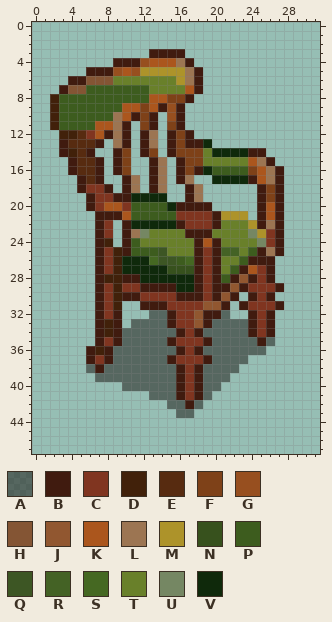
Pixel-art sprite, stored at Assets/Art/Sprites/Objects/Furniture/chair_green.png. That is the earlier state.
The file is 32x48 pixels. Pixels under 10% opacity are left out. Colours within 5 levels of each other are drawn and written as one.
Palette (. is transparent): A #16100c80  B #401b0f  C #803520  D #41210a  E #572b10  F #7e4118  G #974f1f  H #845534  J #915730  K #ab561d  L #9c7552  M #ad932a  N #37511d  P #3d5c1e  Q #3d5624  R #446225  S #456822  T #69802a  U #758763  V #0f290b
After:
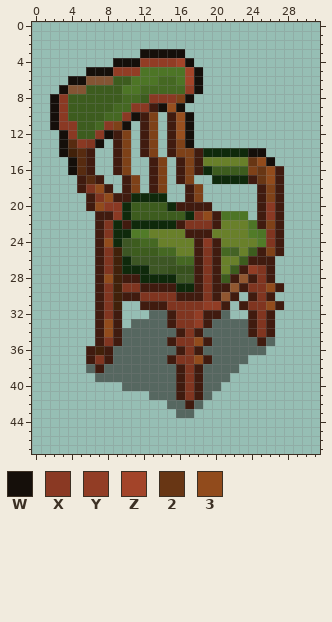
Colours new in this view: W #150f0a  X #8a3923  Y #923d25  Z #a34429  2 #683614  3 #914b1c
Change:
@@ palette @@
-M #ad932a
+M #4d7526
-U #758763
+U #517b28
@@ x 0..31 @@
  2 ................................
- 3 .............BBBB...............
- 4 .........BBBGKKKLB..............
- 5 ......BBBGKGMMMMMLB.............
- 6 ....BBHHHTTTTTTTMLB.............
- 7 ...BHHPPPPPPPTTTTKB.............
- 8 ..DPPPPPPPPPPKKFFB..............
- 9 ..DPPPPPPPKKFKBGB...............
-10 ..DPPPPPPLKBFB.GB...............
-11 ..DPPPPKKLB.FB.FB...............
-12 ...DDECKBLB.BL.BFB..............
-13 ...BEEEB.LB.BL.BFBBV............
-14 ...BDEB..BF.BF.BFFFTVVVVBB......
-15 ....BEEB.BF..BL.BFFTTTTTKLB.....
-16 ....BEEB.BF..BL.BFBVPPPPFKLB....
-17 .....BEB..BL.BL.BL..VVVVBKLB....
-18 .....BCCB.BL.BL..BL......BFB....
-19 ......BCCBBVVVV..BL......BFB....
-20 ......BCKKCPPPPVBBBB.....BKB....
-21 .......BBBKPPPPPCCCCBMMM.BKB....
-22 .......BC.BVVVVVBCCCBTTTMBLB....
-23 .......BC.BLUTTTTBBBTTTTUMCB....
-24 .......BD.BPTTTTTTBKBTTTTUCB....
-25 .......BCDBPPPQTTTBCBRRTPBLB....
-26 .......BCDVVVSQQPSBCBTTPBBB.....
-27 .......BCDVVVVVNNNBCBTPBKCB.....
-28 .......BDDBBVVVVVVBCBPBJBCB.....
-29 .......BCDCCBBBBVVBCBBJBCCCB....
+ 3 ............WWWWW...............
+ 4 .........WWWYYYYZW..............
+ 5 ......WWWYYYMMMMMZW.............
+ 6 ....WWHHHPPMMMSSMZW.............
+ 7 ...WHHPPPPMMSSSSSYW.............
+ 8 ..WXPPPPPPSSPXXXFW..............
+ 9 ..WXPPPPPSSXXBWGW...............
+10 ..WXPPPPSSXWBF.BGW..............
+11 ..WXXPPSXFW.BF.BGW..............
+12 ...WXPPXWBF.BF.BGW..............
+13 ...WEXCW.BF.BF.BFW..............
+14 ...WDEB..BF.BF.BFFBVVVVVWW......
+15 ....WEB..BF..BF.BFBTTTTT23W.....
+16 ....WEB..BF..BF.BFBVPPPPF23B....
+17 .....BEB..BF.BF.BF..VVVVB23B....
+18 .....BC3B.BF.BF..BF......BFB....
+19 ......BC3BBVVVV..BF......BFB....
+20 ......B3XXVPPPPVBBBB.....BXB....
+21 .......BBXVPPPPPPVC3BMMM.BXB....
+22 .......BCVBVVVVVBCCCBTTTMBFB....
+23 .......BCVVUUTTTTBBBTTTTUMCB....
+24 .......B3VQPSSTTTTBXBTTTTUCB....
+25 .......BCDQPPPSSTTBCBSRTPBFB....
+26 .......BCDVQQQQQSSBCBTTPBBB.....
+27 .......BCDVVVQQNNNBCBTPBYCB.....
+28 .......B3DBBVVVVQQBCBPBJBCB.....
+29 .......BCDCCBBBBVVBCBBJBCC3B....
 30 .......BCDBBCCCCBBBCBJB.BCB.....
-31 .......BCD..BBBCCCCJJB.BCCCB....
-32 .......BCB...AABCCJBBA..BCB.....
-33 .......BDB.AAAABCCJBAAAABCB.....
-34 .......BDBAAAAAABCBAAAAABCB.....
-35 .......BCBAAAAABCCCBAAAAABA.....
+31 .......BCD..BBBCCCCYYB.BCC3B....
+32 .......BCB...AABCCYBBA..BCB.....
+33 .......B3B.AAAABCCYBAAAABCB.....
+34 .......B3BAAAAAABCBAAAAABCB.....
+35 .......BCBAAAAABCC3BAAAAABA.....
 36 ......BDBAAAAAAABCBAAAAAAA......
-37 ......BCBAAAAAABCCCBAAAA........
+37 ......BCBAAAAAABCC3BAAAA........
 38 ......ABAAAAAAAABCBAAAA.........
Boxes around the changes in both pictures, in picture pixels (x1, y1, x2, y2):
changed: (50, 49, 275, 364)
